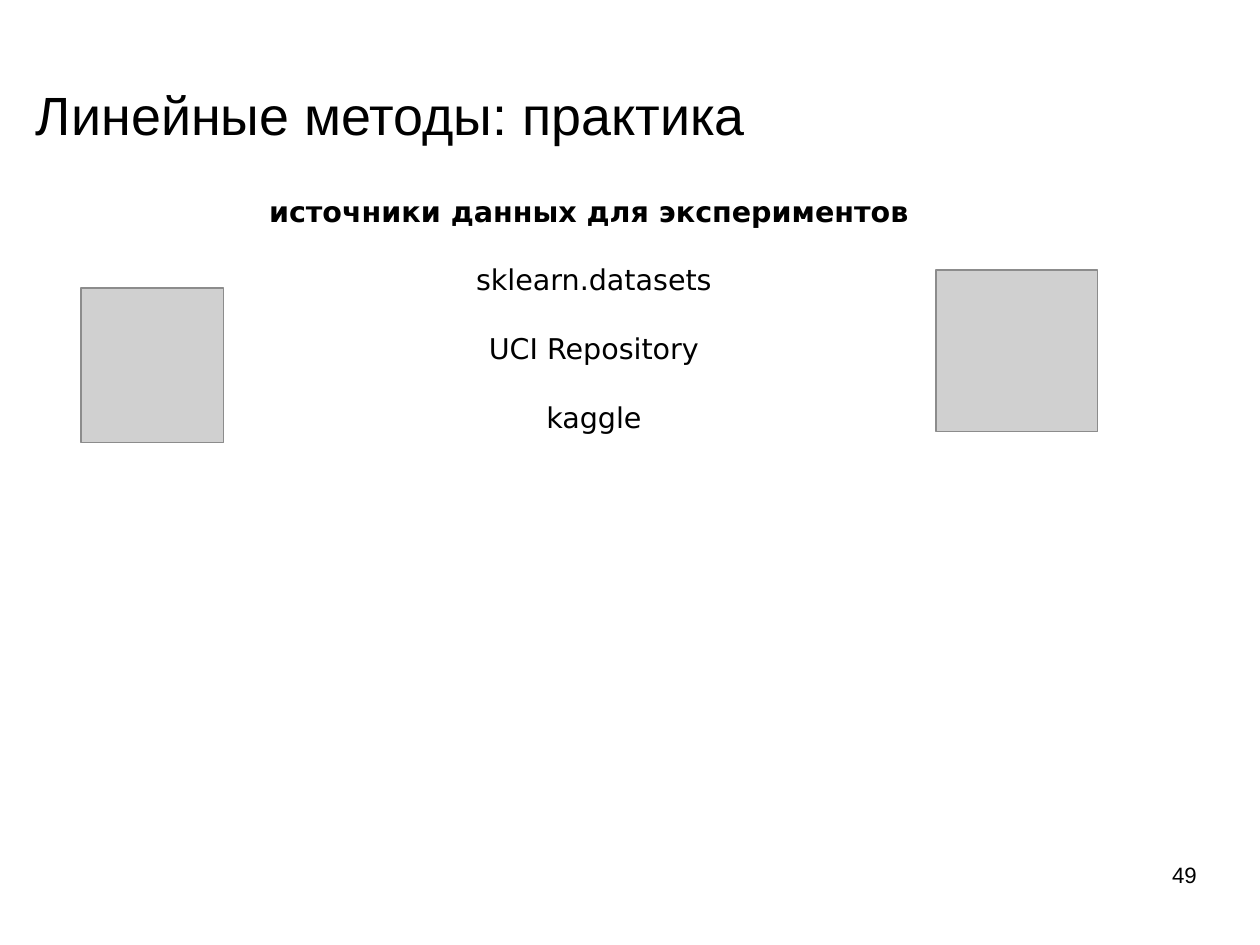
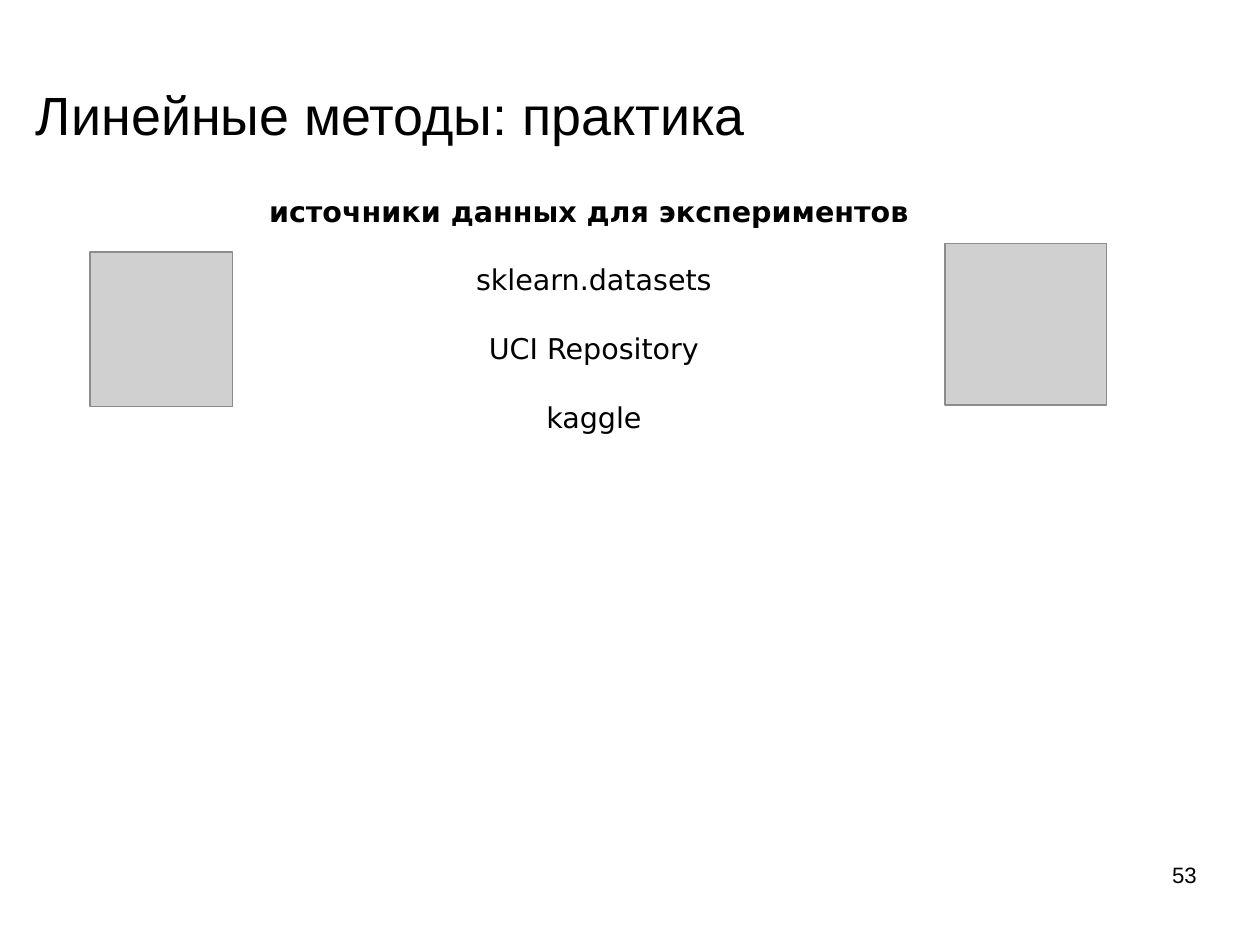
Before and after one commit to mechanoid5/ml_lectorium_legacy, a slide deck: slide 53 of 09-linear.odp (slide 49 before the commit). Drawn at 1260x945 pixels with LibreOffice and Linux fonts; fonts in the diff are those of the drawing; grey boxes stand for pictures; background and template pictures are left out. Boxes give left, top, right and bottom in pixels: in the first picture for what was removed or moved away, otherwise in the second. Text is boxed around its words. In the diff, an @@ line names an element or a change of style, - is before the commit and + after.

```diff
--- a/09-linear.odp
+++ b/09-linear.odp
@@ picture: place and size @@
-picture at (81, 288, 224, 442)
+picture at (90, 252, 233, 406)
@@ picture: place and size @@
-picture at (936, 270, 1099, 432)
+picture at (946, 244, 1108, 406)
@@ page number at (1172, 867, 1197, 884): text changed @@
-49
+53
```
Also in this commit, not shown: 3 other slides changed, 5 slides added, 1 slide removed, 1 other file.
